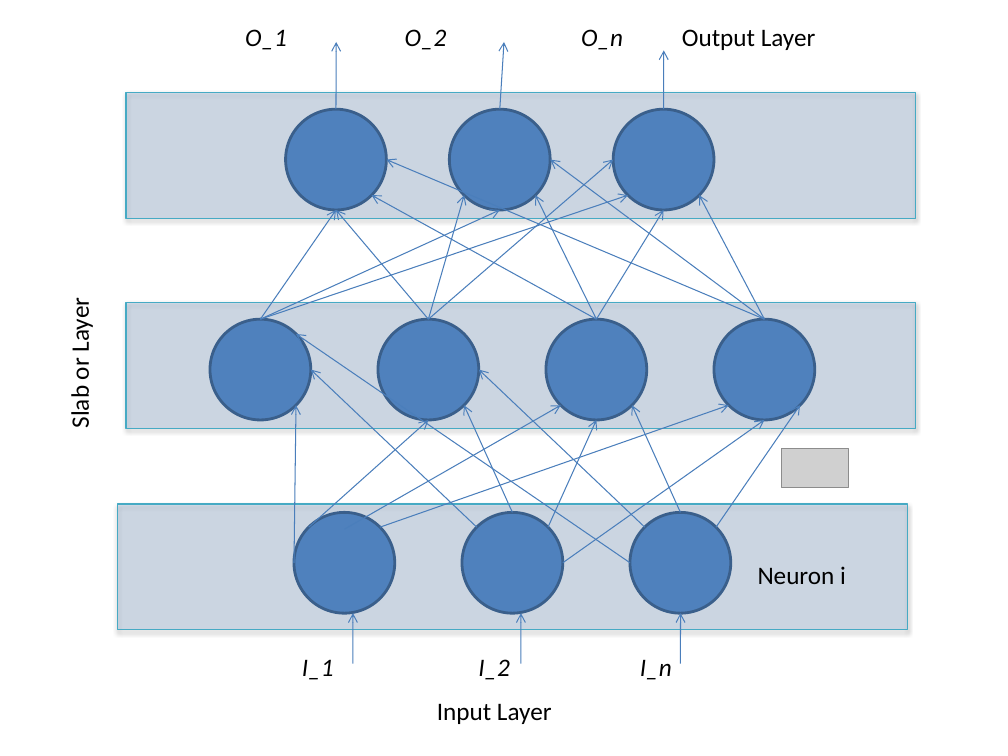
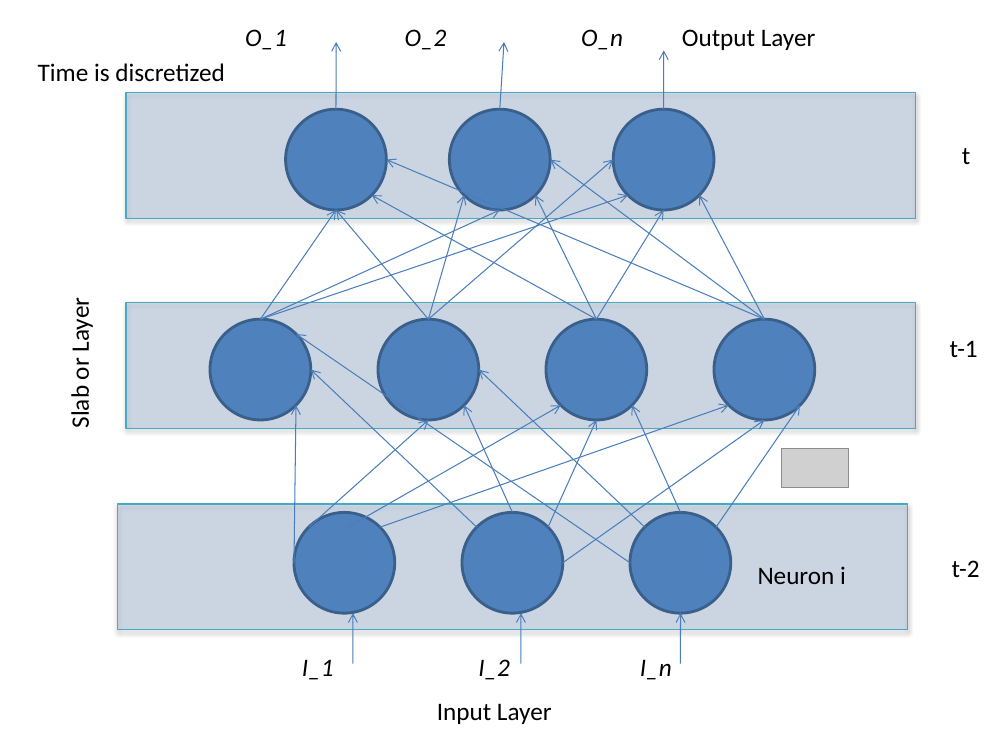
Before and after one commit to edvelezg/unb-nn, a slide deck: slide 4 of Neural Networks.pptx. Drawn at 1008x756 pixels with LibreOffice and Linux fonts; fonts in the diff are those of the drawing; grey boxes stand for pictures. Boxes give left, top, right and bottom in pixels: in the first picture for what was removed or moved away, otherwise in the second. Text is boxed around its words. In the diff, an @@ line names an element or a change of style, - is before the commit and + after.

```diff
--- a/Neural Networks.pptx
+++ b/Neural Networks.pptx
@@ text added at [38,63,224,82], 18 pt, text #000000 @@
+Time is discretized
@@ text added at [962,148,970,164], 18 pt, text #000000 @@
+t
@@ text added at [950,340,978,357], 18 pt, text #000000 @@
+t-1
@@ text added at [952,560,980,577], 18 pt, text #000000 @@
+t-2
```
Also in this commit, not shown: 7 other slides changed, 3 slides added, 1 slide removed.
